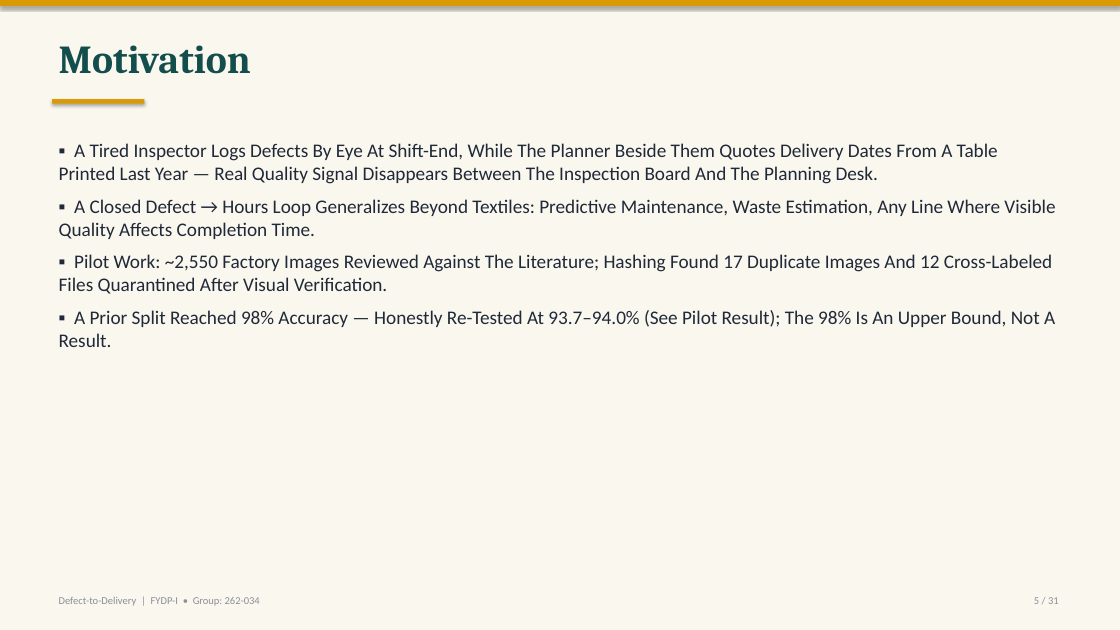
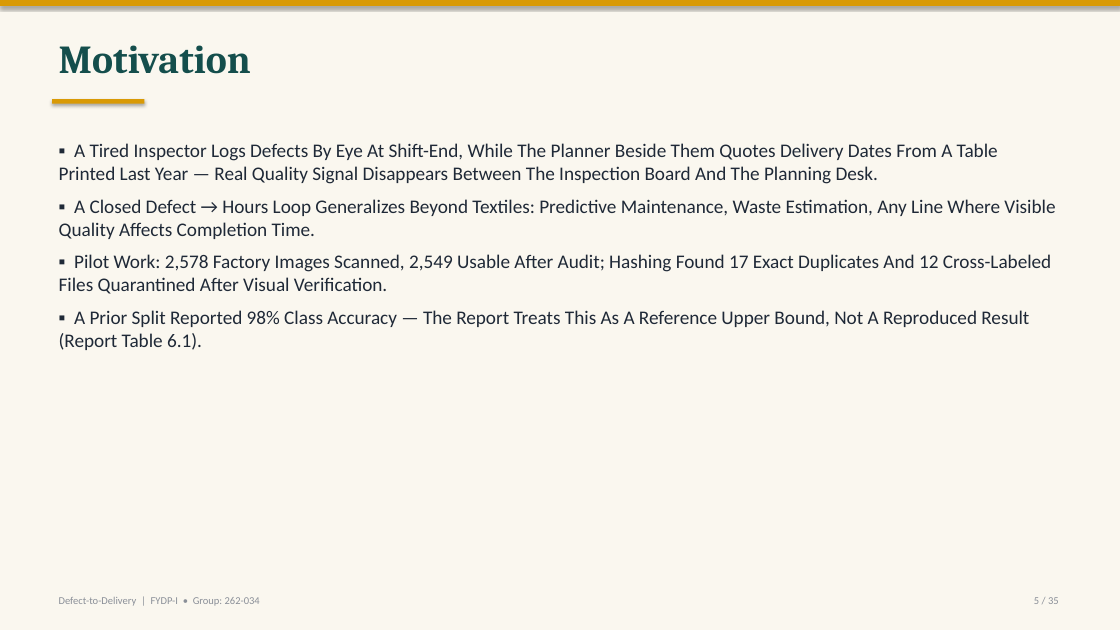
Before and after one commit to labib-ux/FYDP, a slide deck: slide 5 of slides/FYDP-I_Defect-to-Delivery.pptx. Drawn at 1120x630 pixels with LibreOffice and Linux fonts; fonts in the diff are those of the drawing. Boxes give left, top, right and bottom in pixels: in the first picture for what was removed or moved away, otherwise in the second. Text is boxed around its words. In the diff, an @@ line names an element or a change of style, - is before the commit and + after.

```diff
--- a/slides/FYDP-I_Defect-to-Delivery.pptx
+++ b/slides/FYDP-I_Defect-to-Delivery.pptx
@@ text at [59,254,1052,350]: text changed @@
-▪ Pilot Work: ~2,550 Factory Images Reviewed Against The Literature; Hashing Found 17 Duplicate Images And 12 Cross-Labeled Files Quarantined After Visual Verification.
-▪ A Prior Split Reached 98% Accuracy — Honestly Re-Tested At 93.7–94.0% (See Pilot Result); The 98% Is An Upper Bound, Not A Result.
+▪ Pilot Work: 2,578 Factory Images Scanned, 2,549 Usable After Audit; Hashing Found 17 Exact Duplicates And 12 Cross-Labeled Files Quarantined After Visual Verification.
+▪ A Prior Split Reported 98% Class Accuracy — The Report Treats This As A Reference Upper Bound, Not A Reproduced Result (Report Table 6.1).
```
Also in this commit, not shown: 30 other slides changed, 4 slides added.
